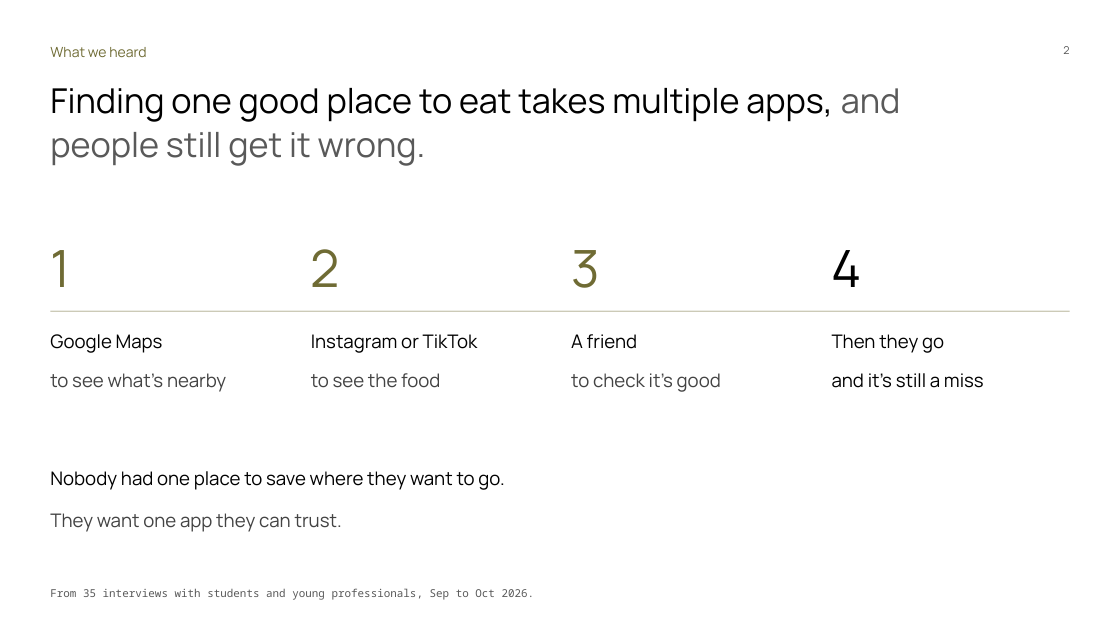
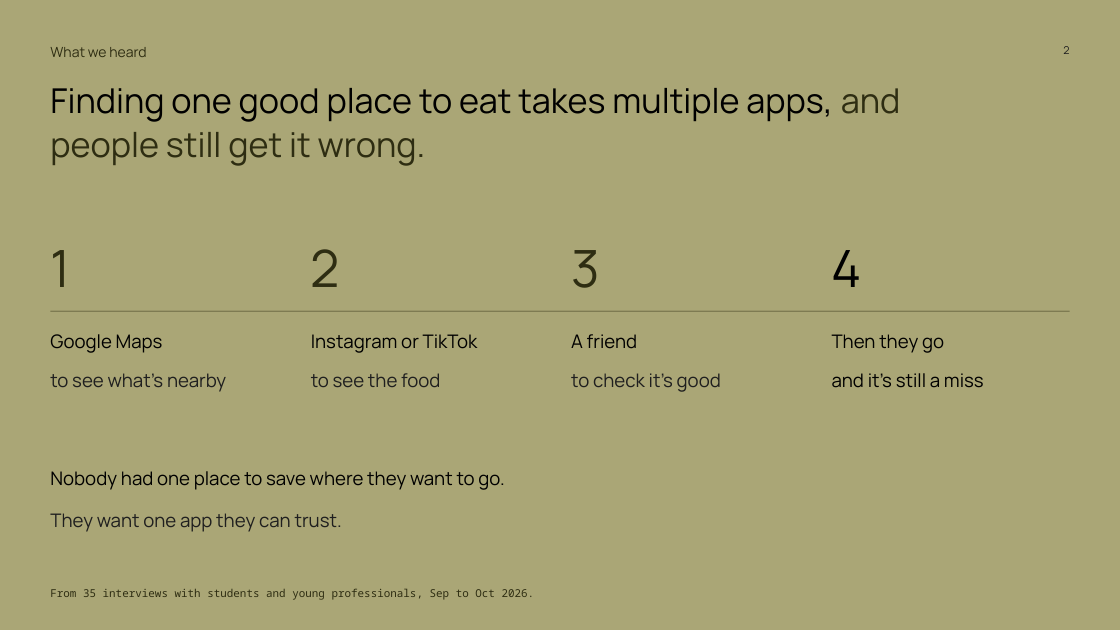
Before and after one commit to Dinguusto/Alex-s-workout-app, a slide deck: slide 2 of ENTR_4501_Gate_2_deck_readable.pptx. Drawn at 1120x630 pixels with LibreOffice and Linux fonts; fonts in the diff are those of the drawing. Boxes give left, top, right and bottom in pixels: in the first picture for what was removed or moved away, otherwise in the second. Text is boxed around its words. In the diff, an @@ line names an element or a change of style, - is before the commit and + after.

```diff
--- a/ENTR_4501_Gate_2_deck_readable.pptx
+++ b/ENTR_4501_Gate_2_deck_readable.pptx
@@ background #FFFFFF to #AAA676 @@
@@ text "2" at box(1063, 46, 1069, 54): text colour #595959 to #1F1F1F @@
@@ text "Finding one good place to ..." at box(50, 88, 900, 166): text colour #595959 to #2E2D12 in "and people still get it wrong." @@
@@ text colour #6F6B34 to #2E2D12 in 4 elements at box(50, 47, 146, 57), box(50, 250, 70, 287), box(311, 249, 340, 287), box(571, 250, 599, 288) @@
@@ rectangle at box(50, 311, 1070, 311): fill #6F6B34 to #2E2D12 @@
@@ text colour #434343 to #1F1F1F in 4 elements at box(50, 373, 226, 392), box(311, 373, 440, 387), box(571, 373, 721, 392), box(50, 513, 342, 532) @@
@@ text "From 35 interviews with students ..." at box(50, 589, 535, 600): text colour #595959 to #2E2D12 @@
```
Also in this commit, not shown: 7 other slides changed, 2 slides added.
